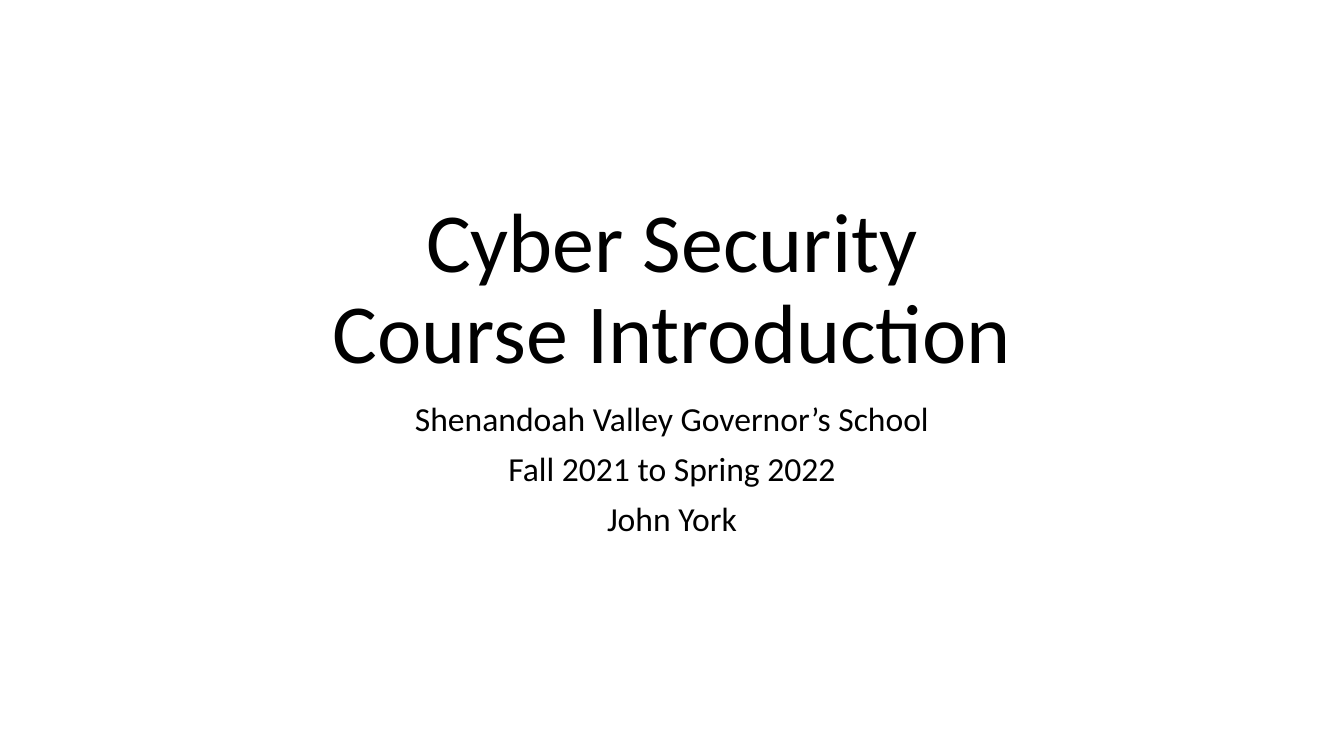
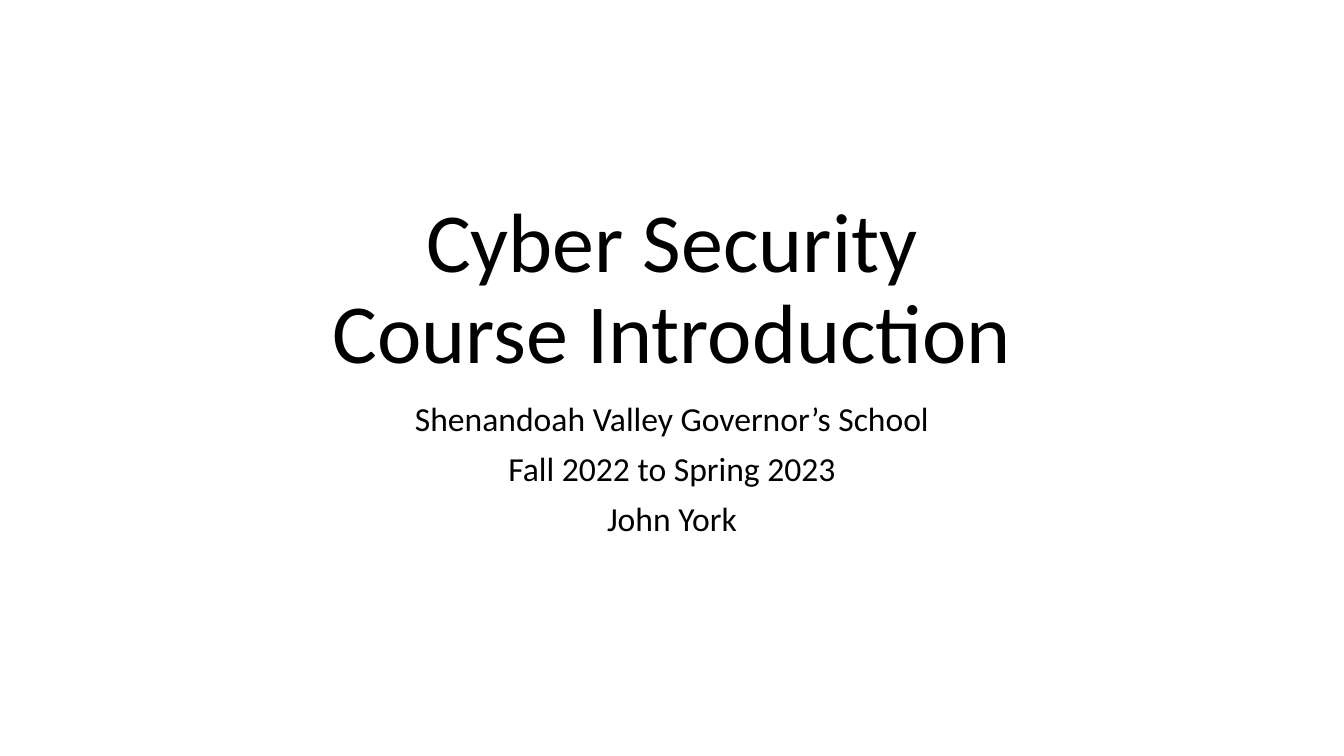
Before and after one commit to john-r2/CyberSec-Modules, a slide deck: slide 1 of 1.Intro_Ethics/CourseIntro.pptx. Drawn at 1344x756 pixels with LibreOffice and Linux fonts; fonts in the diff are those of the drawing. Boxes give left, top, right and bottom in pixels: in the first picture for what was removed or moved away, otherwise in the second. Text is boxed around its words. In the diff, an @@ line names an element or a change of style, - is before the commit and + after.

```diff
--- a/1.Intro_Ethics/CourseIntro.pptx
+++ b/1.Intro_Ethics/CourseIntro.pptx
@@ subtitle at [508, 457, 835, 487]: text changed @@
-Fall 2021 to Spring 2022
+Fall 2022 to Spring 2023
```
Also in this commit, not shown: 2 other slides changed, 15 other files.
